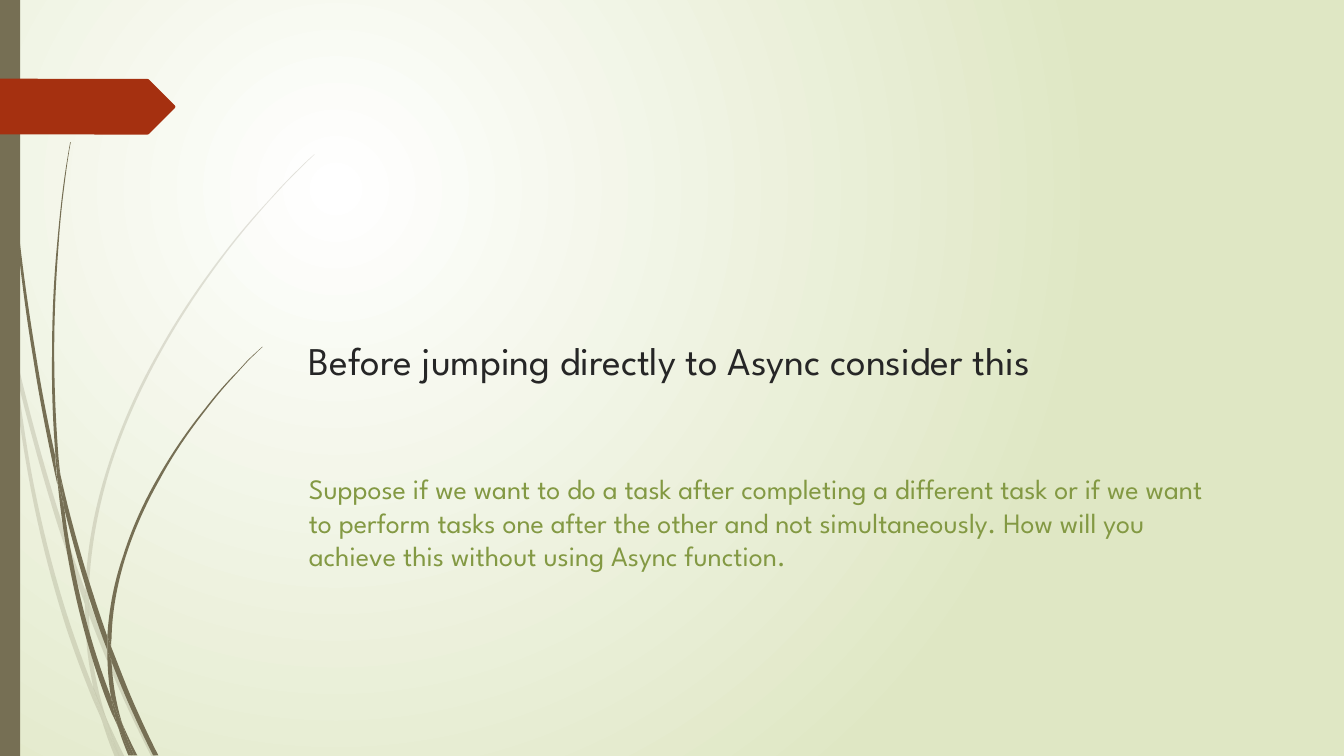
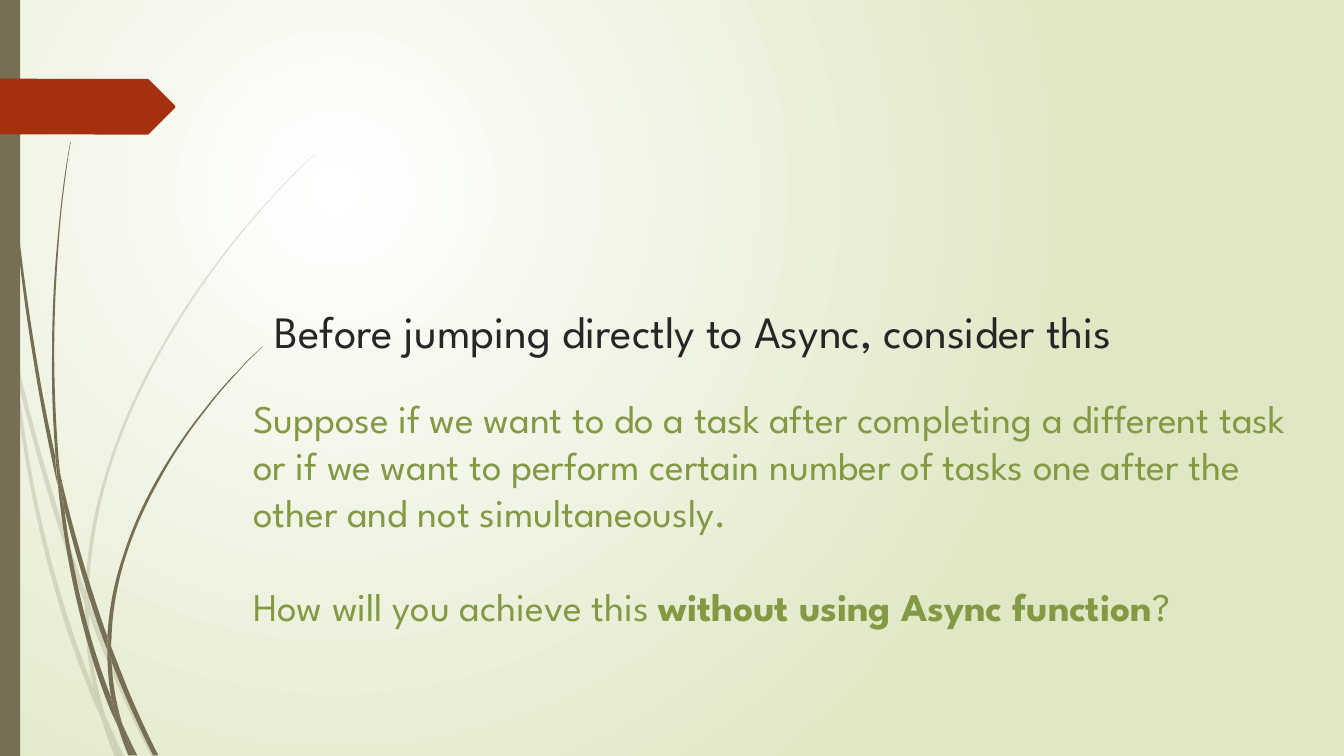
Before and after one commit to AnkitPrakash687/sphero_tutorial, a slide deck: slide 4 of SPHERO.pptx. Drawn at 1344x756 pixels with LibreOffice and Linux fonts; fonts in the diff are those of the drawing. Boxes give left, top, right and bottom in pixels: in the first picture for what was removed or moved away, otherwise in the second. Text is boxed around its words. In the diff, an @@ line names an element or a change of style, - is before the commit and + after.

Commit message:
updated PPT

```diff
--- a/SPHERO.pptx
+++ b/SPHERO.pptx
@@ title at (x1=275, y1=316, x2=1112, y2=358): text changed; size 28 to 32 pt @@
-Before jumping directly to Async consider this
+Before jumping directly to Async, consider this
@@ text at (x1=253, y1=405, x2=1285, y2=630): text changed; size 20 to 28 pt @@
-Suppose if we want to do a task after completing a different task or if we want to perform tasks one after the other and not simultaneously. How will you achieve this without using Async function.
+Suppose if we want to do a task after completing a different task or if we want to perform certain number of tasks one after the other and not simultaneously.
+How will you achieve this without using Async function?
```
Also in this commit, not shown: 3 other slides changed, 6 slides added, 2 slides removed.
